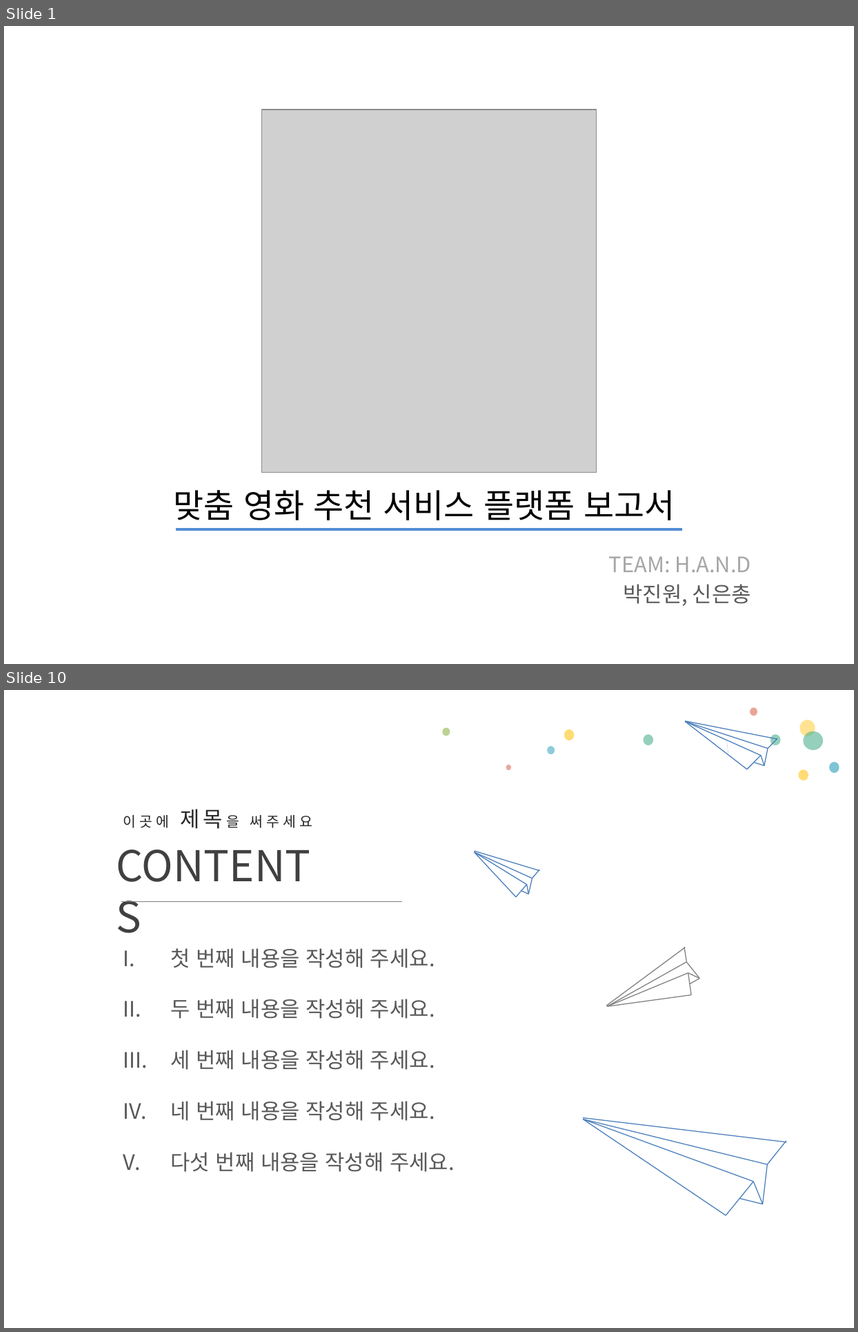
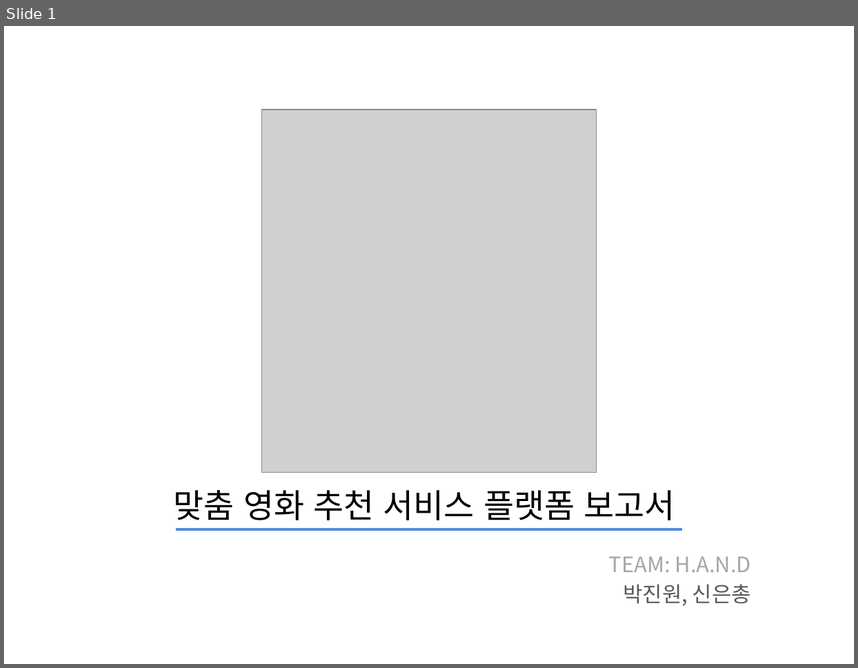
Before and after one commit to chongs02/final_project, a slide deck: DataScience/Documents/결과보고서.pptx. Shown one above the other, each under a label of ours: slides 1 and 10 before the commit, slide 1 after it; the slides between them are not shown. The pictures are 858x1332 and 858x668 pixels, drawn with LibreOffice and Linux fonts; fonts in the diff are those of the drawing; grey boxes stand for pictures; background and template pictures are left out. Boxes give left, top, right and bottom in pixels: in the first picture for what was removed or moved away, otherwise in the second. Text is boxed around its words. In the diff, an @@ line names an element or a change of style, - is before the commit and + after.

```diff
--- a/DataScience/Documents/결과보고서.pptx
+++ b/DataScience/Documents/결과보고서.pptx
@@ slide 10 removed at <box>4,690,854,1328</box>, background #FFFFFF @@
@@ group removed at <box>443,708,840,781</box>: 11 ellipses, 10 lines @@
@@ text removed at <box>123,809,313,829</box> @@
-이곳에 제목을 써주세요
@@ text removed at <box>107,834,342,895</box> @@
-CONTENTS
@@ group removed at <box>474,851,539,896</box>: 9 lines @@
@@ line removed from (121, 902) to (403, 902) @@
@@ text removed at <box>170,948,455,1172</box> @@
-I. 첫 번째 내용을 작성해 주세요.
-II. 두 번째 내용을 작성해 주세요.
-III. 세 번째 내용을 작성해 주세요.
-IV. 네 번째 내용을 작성해 주세요.
-V. 다섯 번째 내용을 작성해 주세요.
@@ group removed at <box>606,947,700,1006</box>: 9 lines @@
@@ group removed at <box>583,1118,787,1215</box>: 9 lines @@
```
Also in this commit, not shown: 3 slides changed, 9 slides added, 28 other slides removed, 15 other files.
